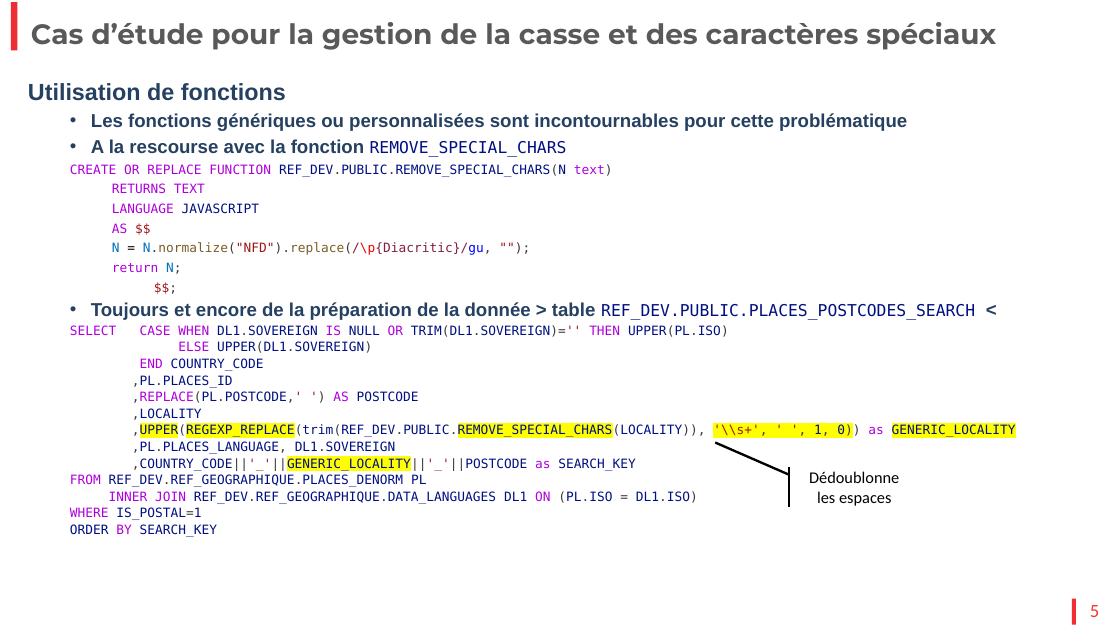
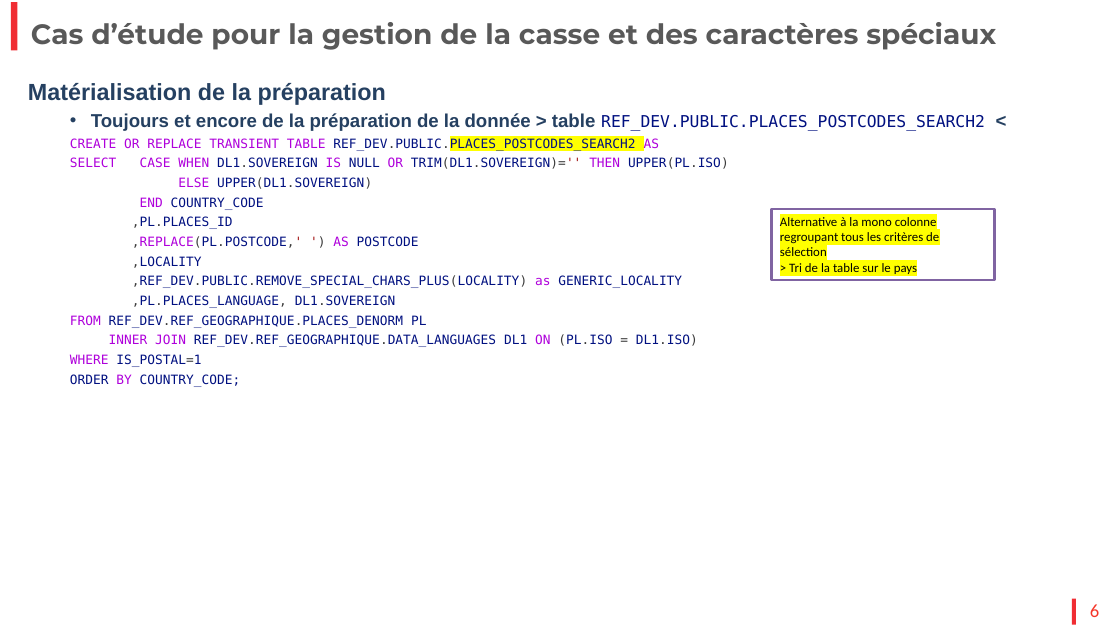
Before and after one commit to PhilippeR-dev/edhec-expert, a slide deck: slide 6 of EDHEC_Referentiel_Geographique.pptx (slide 5 before the commit). Drawn at 1120x630 pixels with LibreOffice and Linux fonts; fonts in the diff are those of the drawing; background and template pictures are left out. Boxes give left, top, right and bottom in pixels: in the first picture for what was removed or moved away, otherwise in the second. Text is boxed around its words. In the diff, an @@ line names an element or a change of style, - is before the commit and + after.

```diff
--- a/EDHEC_Referentiel_Geographique.pptx
+++ b/EDHEC_Referentiel_Geographique.pptx
@@ text at [28, 83, 985, 151]: text changed @@
-Utilisation de fonctions
-  • Les fonctions génériques ou personnalisées sont incontournables pour cette problématique
-  • A la rescourse avec la fonction REMOVE_SPECIAL_CHARS
-  CREATE OR REPLACE FUNCTION REF_DEV.PUBLIC.REMOVE_SPECIAL_CHARS(N text)
-    RETURNS TEXT
-    LANGUAGE JAVASCRIPT
-    AS $$
-    N = N.normalize("NFD").replace(/\p{Diacritic}/gu, "");
-    return N;
-  $$;
-  • Toujours et encore de la préparation de la donnée > table REF_DEV.PUBLIC.PLACES_POSTCODES_SEARCH <
+Matérialisation de la préparation
+  • Toujours et encore de la préparation de la donnée > table REF_DEV.PUBLIC.PLACES_POSTCODES_SEARCH2 <
+  CREATE OR REPLACE TRANSIENT TABLE REF_DEV.PUBLIC.PLACES_POSTCODES_SEARCH2 AS
@@ text at [70, 157, 729, 367]: line spacing 0.7 to 0.9 @@
@@ rectangle added at [772, 209, 995, 280], fill #FFFFFF, outline #8064A2 2 pt, 11 pt, text #000000 @@
+Alternative à la mono colonne regroupant tous les critères de sélection
+> Tri de la table sur le pays
@@ text at [132, 275, 682, 288]: text changed @@
-  ,UPPER(REGEXP_REPLACE(trim(REF_DEV.PUBLIC.REMOVE_SPECIAL_CHARS(LOCALITY)), '\\s+', ' ', 1, 0)) as GENERIC_LOCALITY
+  ,REF_DEV.PUBLIC.REMOVE_SPECIAL_CHARS_PLUS(LOCALITY) as GENERIC_LOCALITY
@@ text at [70, 374, 241, 387]: text changed @@
-  ORDER BY SEARCH_KEY
+  ORDER BY COUNTRY_CODE;
@@ text at [132, 457, 635, 471]: paragraph removed @@
-  ,COUNTRY_CODE||'_'||GENERIC_LOCALITY||'_'||POSTCODE as SEARCH_KEY
@@ accent callout removed at [798, 467, 911, 507] @@
-Dédoublonne les espaces
@@ page number at [1090, 604, 1099, 617]: text changed @@
-5
+6
```
Also in this commit, not shown: 1 other slide changed, 1 slide added, 2 other files.
